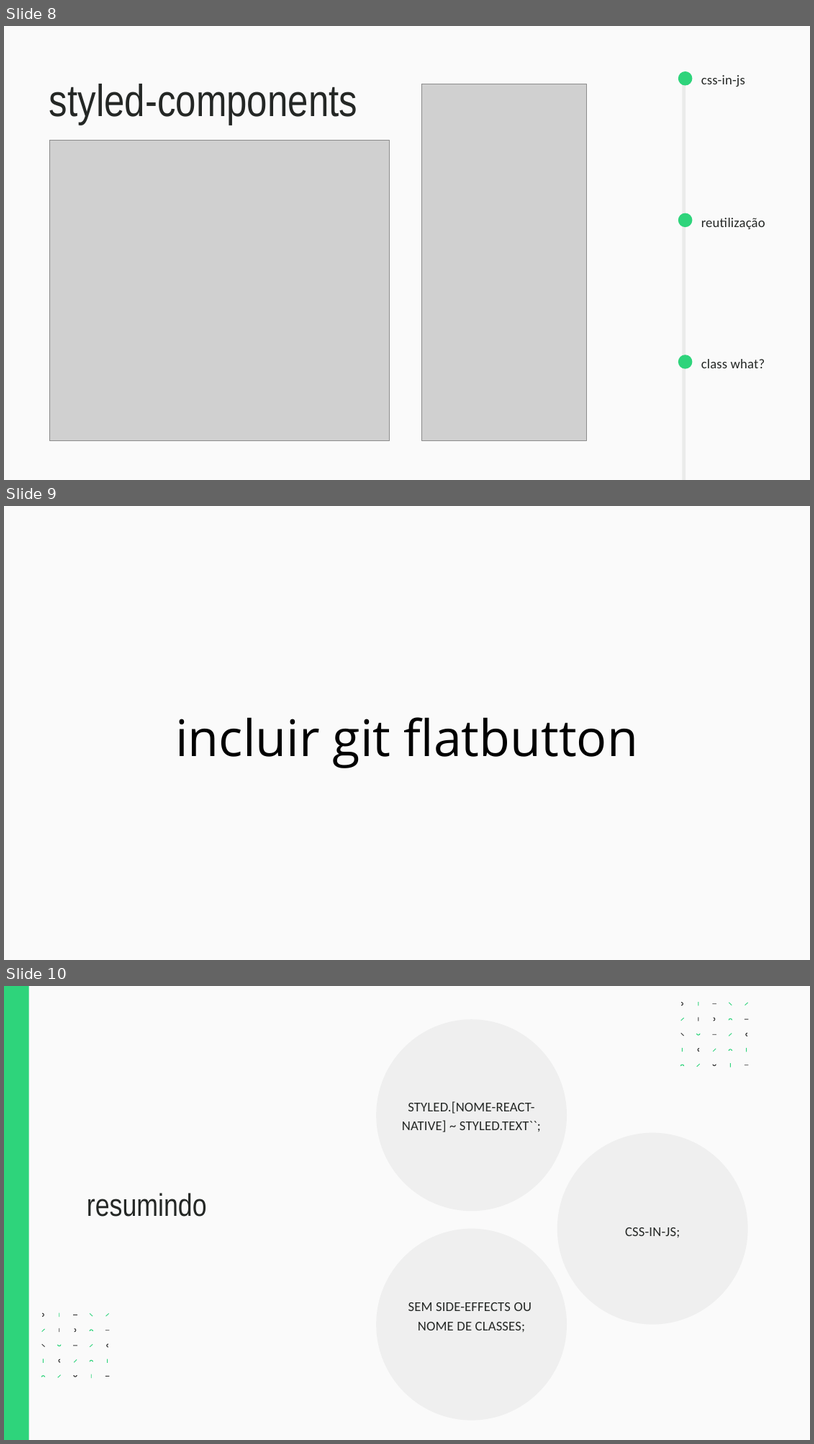
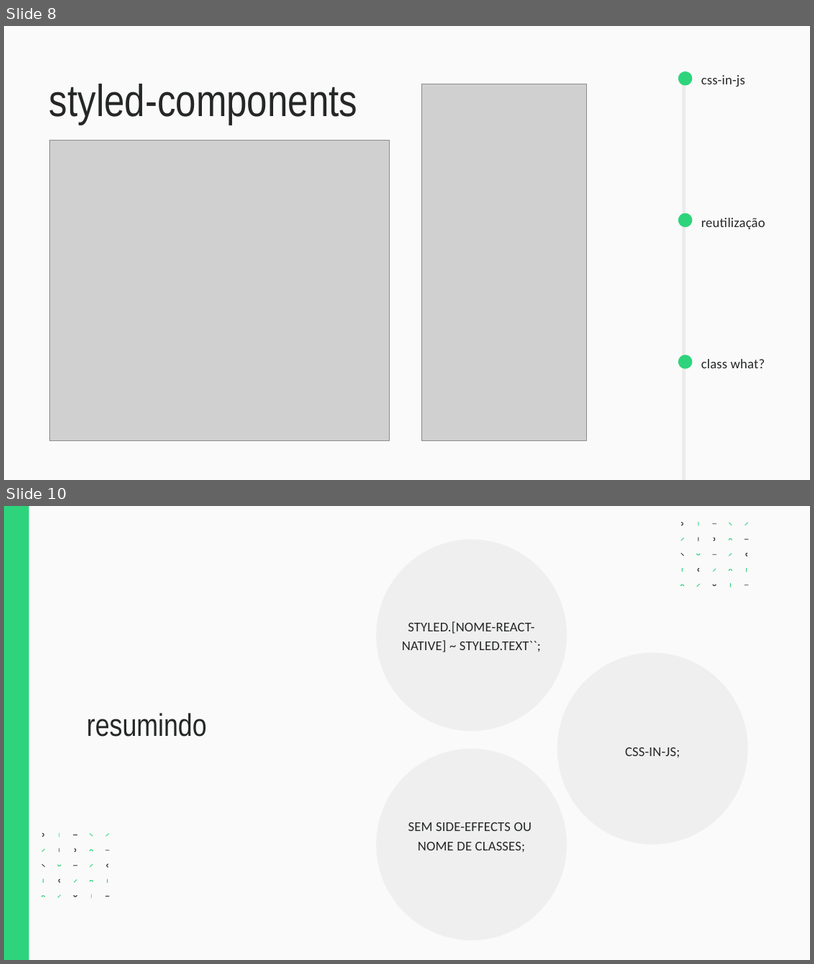
Before and after one commit to hstrada/meetup_-jun-20-styled-components, a slide deck: Resources/Presentation/Obrigada.pptx. Shown one above the other, each under a label of ours: slides 8, 9 and 10 before the commit, slides 8 and 10 after it; the slides between them are not shown. The pictures are 814x1444 and 814x964 pixels, drawn with LibreOffice and Linux fonts; fonts in the diff are those of the drawing; grey boxes stand for pictures. Boxes give left, top, right and bottom in pixels: in the first picture for what was removed or moved away, otherwise in the second. Text is boxed around its words. In the diff, an @@ line names an element or a change of style, - is before the commit and + after.

```diff
--- a/Resources/Presentation/Obrigada.pptx
+++ b/Resources/Presentation/Obrigada.pptx
@@ slide 9 removed at (4,506,810,960), background #FAFAFA @@
@@ text removed at (175,717,638,768) @@
-incluir git flatbutton
```
Also in this commit, not shown: 4 slides changed, 2 slides added, 1 other slide removed, 10 other files.
